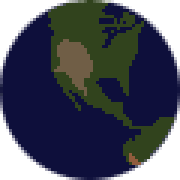
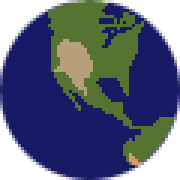
The second 180x180 image is a revision of the first. Changes to its layers:
pixels changed over (0, 0, 180, 180) (layer not identified)
